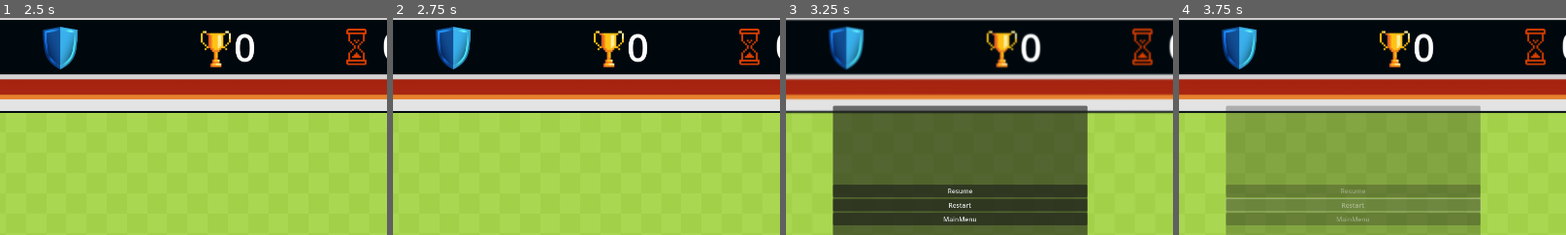
Above: before the commit, frames 1-4 (left to right).
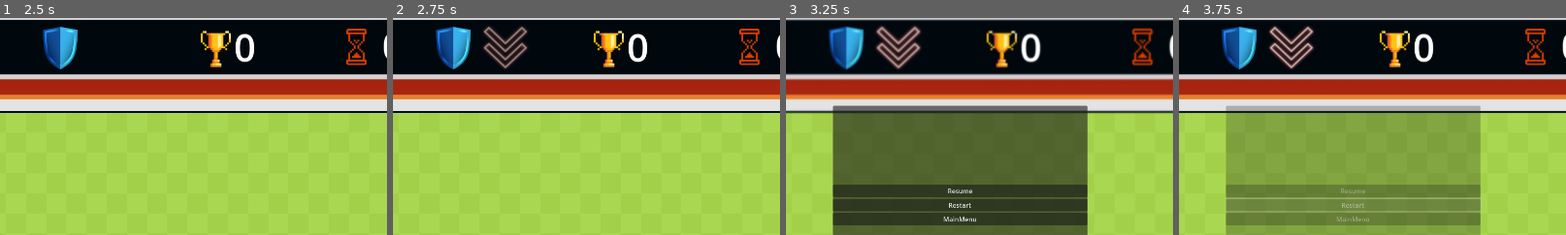
Above: after the commit, the same moments.

Repository: dackydeyb/CPE-Files
Game: Godot game, scene res://MainMenuAssets/menu.tscn
The game is run twice, just before and just after one commit, with the same random seed, the same clock (stepped at 60 frames per second) and the same inputs.
Inputs (mouse positions are % of the whole screen's width and height, from its top left):
- Up to frame 1 (2.5 s): click (22, 68) at 0.5 s; click (25, 47) at 1.25 s; click (85, 53) at 2 s
- Up to frame 2 (2.75 s): no input
- Up to frame 3 (3.25 s): click (5, 9) at 2.75 s
- Up to frame 4 (3.75 s): click "Restart" at 3.5 s
The pictures show only the part of the screen within x 28-78%, y 3-53%; the shares and areas given below are measured in that part.

Frame 1 is identical in both runs. In frame 2, 1.4% of the frame differs, in the area x 23-35%, y 3-24%; in frame 3, 1.5%; in frame 4, 1.5%.

Commit message:
updated shield status

Diff:
--- a/CPE18L - Software Design Lab/minesweeperv2/MainGameAssets/hud.gd
+++ b/CPE18L - Software Design Lab/minesweeperv2/MainGameAssets/hud.gd
@@ -1,7 +1,7 @@
 # HUD script:
 extends Panel
 
-const shield_active_texture = preload("res://MainGameAssets/shieldActivated.png")     # Up arrow
+const shield_active_texture = preload("res://MainGameAssets/shieldActivated.png")        # Up arrow
 const shield_inactive_texture = preload("res://MainGameAssets/shieldDeactivated.png") # Inactive texture
 const shield_active_flagged_texture = preload("res://MainGameAssets/shieldDeactivated.png") # Down arrow
 
@@ -10,41 +10,74 @@
 var current_display_state: String = "inactive" # Keep track of the current visual state
 var shield_tween: Tween = null # Variable to hold the active tween for fades
 
+# Define the delay before the initial fade-in
+const INITIAL_FADE_IN_DELAY = 1.0 # Adjust this value to control the delay duration in seconds
+
+func update_shield_display(state: String):
+	if shield_status_indicator == null:
+		print("Error: ShieldStatusTextureRect not found in HUD.")
+		return
+	# Allow fading to the same state if it's the initial fade-in (from alpha 0)
+	if state == current_display_state and shield_status_indicator.modulate.a > 0.0:
+		return
+	if shield_tween:
+		shield_tween.kill()
+	shield_tween = create_tween()
+
+	# --- Fade Out (only if currently visible and not the initial state) ---
+	if shield_status_indicator.modulate.a > 0.0:
+		shield_tween.tween_property(shield_status_indicator, "modulate:a", 0.0, 0.35)
+
+	shield_tween.tween_callback(_set_shield_texture_by_state.bind(state))
+
+	# --- Fade In ---
+	# If the target state is "inactive", fade to alpha 1.0. Otherwise, fade to 1.5 for active states.
+	var target_alpha = 1.0 if state == "inactive" else 1.5
+	shield_tween.tween_property(shield_status_indicator, "modulate:a", target_alpha, 0.35)
+	shield_tween.tween_callback(func(): _on_shield_tween_completed(state))
+	current_display_state = state
+
+func _on_shield_tween_completed(state: String):
+	if state != current_display_state:
+		return  # State changed again before tween finished
+
+	if state == "active_fast":
+		if shield_tween:
+			shield_tween.kill()
+		shield_tween = create_tween()
+		shield_tween.set_loops()
+		shield_tween.tween_property(shield_status_indicator, "modulate:a", 0.0, 0.3)
+		shield_tween.tween_property(shield_status_indicator, "modulate:a", 1.5, 0.3)
+	elif state == "active_steady":
+		shield_status_indicator.modulate.a = 1.5 # Ensure full visibility after initial fade-in
+
 func _set_shield_texture_by_state(state: String):
 	match state:
-		"active":
+		"active", "active_fast", "active_steady":
 			shield_status_indicator.texture = shield_active_texture
 		"active_flagged":
 			shield_status_indicator.texture = shield_active_flagged_texture
 		"inactive":
 			shield_status_indicator.texture = shield_inactive_texture
-		_: shield_status_indicator.texture = shield_inactive_texture
-
-func update_shield_display(state: String):
-	if shield_status_indicator == null:
-		print("Error: ShieldStatusTextureRect not found in HUD.")
-		return
-	if state == current_display_state:
-		return
-	if shield_tween:
-		shield_tween.kill()
-	shield_tween = create_tween()
-
-	# --- Fade Out ---
-	# Tween the alpha channel of the modulate property to 0 (transparent)
-	# Duration is 0.15 seconds (adjust as needed)
-	shield_tween.tween_property(shield_status_indicator, "modulate:a", 0.0, 0.35)
-	shield_tween.tween_callback(_set_shield_texture_by_state.bind(state))
-
-	# --- Fade In ---
-	# Then, tween the alpha channel back to 1 (opaque)
-	# Duration is also 0.15 seconds
-	shield_tween.tween_property(shield_status_indicator, "modulate:a", 1.5, 0.35)
-	# Update the tracker variable to the new state
-	current_display_state = state
+		_:
+			shield_status_indicator.texture = shield_inactive_texture
 
 
 func _ready():
 	add_to_group("hud")
-	shield_status_indicator.modulate.a = 1.5
+	# Set initial alpha to 0.0 so it starts invisible
+	shield_status_indicator.modulate.a = 0.0
+	# Wait for the defined delay before triggering the initial fade-in
+	await get_tree().create_timer(INITIAL_FADE_IN_DELAY).timeout
+	# Trigger the initial fade-in
 	update_shield_display("inactive")
+
+func reset_display():
+	# Kill any running tween
+	if shield_tween:
+		shield_tween.kill()
+		shield_tween = null
+	# Force it back to invisible
+	shield_status_indicator.modulate.a = 0.0
+	# Clear the “last seen” state so update_shield_display will run
+	current_display_state = ""
--- a/CPE18L - Software Design Lab/minesweeperv2/tile_map_hard.gd
+++ b/CPE18L - Software Design Lab/minesweeperv2/tile_map_hard.gd
@@ -44,6 +44,9 @@
 var shield_active : bool = false
 var has_flag_been_placed_while_shield_active : bool = false
 
+# Define the delay before the fade-in on game restart
+const RESTART_FADE_IN_DELAY = 0.5 # Adjust this value for restart delay
+
 func generate_number_atlas():
 	var a := []
 	for i in range(8):
@@ -72,7 +75,11 @@
 	shield_active = false
 	shield_count = 0
 	has_flag_been_placed_while_shield_active = false
-	update_hud()
+	# Wait for the defined delay before updating the HUD (which triggers fade-in)
+	get_tree().call_group("hud", "reset_display")
+	await get_tree().create_timer(RESTART_FADE_IN_DELAY).timeout
+	update_hud() # This will now trigger the fade-in on new game/restart
+
 
 func generate_background():
 	for y in range(ROWS):
@@ -94,6 +101,7 @@
 		attempts += 1
 	if placed < num_shields:
 		print("Warning: Could not place all %d shields. Placed %d." % [num_shields, placed])
+
 
 func generate_mines():
 	for i in range(get_parent().TOTAL_MINES):
@@ -193,6 +201,7 @@
 						scan_mines(map_pos)
 						chording = false
 
+
 func process_left_click(pos):
 	total_clicks += 1
 	if total_clicks > 3:
@@ -250,6 +259,7 @@
 			else:
 				set_random_variant(cell, cnt)
 
+
 func set_random_variant(cell, cnt):
 	var variants = [
 		shuffle_atlas[cnt - 1],
@@ -263,21 +273,30 @@
 func process_right_click(pos):
 	if not is_grass(pos):
 		return
+
 	if is_flag(pos):
 		erase_cell(flag_layer, pos)
 		flag_removed.emit()
+
 		if is_mine(pos) and shield_count > 0:
 			shield_count -= 1
 			has_flag_been_placed_while_shield_active = false
+
 		update_hud()
 		return
+
 	if get_used_cells(flag_layer).size() >= get_parent().TOTAL_MINES:
 		return
+
 	set_cell(flag_layer, pos, tile_id, flag_atlas)
 	flag_placed.emit()
-	if shield_count > 0 and not has_flag_been_placed_while_shield_active and not is_mine(pos):
-		has_flag_been_placed_while_shield_active = true
+
+	if shield_count > 0 and not is_mine(pos):
+		shield_count -= 1
+		print("Shield consumed on non-bomb tile! Remaining shields:", shield_count)
+
 	update_hud()
+
 
 func show_mines():
 	# Reveal all mines
@@ -288,6 +307,7 @@
 	for shield_pos in get_used_cells(powerup_layer):
 		if is_grass(shield_pos):
 			erase_cell(grass_layer, shield_pos)
+
 
 func show_uncollected_powerups():
 	print("Showing uncollected shields...")
@@ -390,13 +410,14 @@
 	var hud_state = "inactive"
 	if shield_count > 0:
 		shield_active = true
-		if has_flag_been_placed_while_shield_active:
-			hud_state = "active_flagged"
+		if shield_count == 1:
+			hud_state = "active_fast"
 		else:
-			hud_state = "active"
+			hud_state = "active_steady"
 	else:
 		shield_active = false
 	get_tree().call_group("hud", "update_shield_display", hud_state)
+
 
 func is_mine(pos):
 	return get_cell_source_id(mine_layer, pos) != -1
